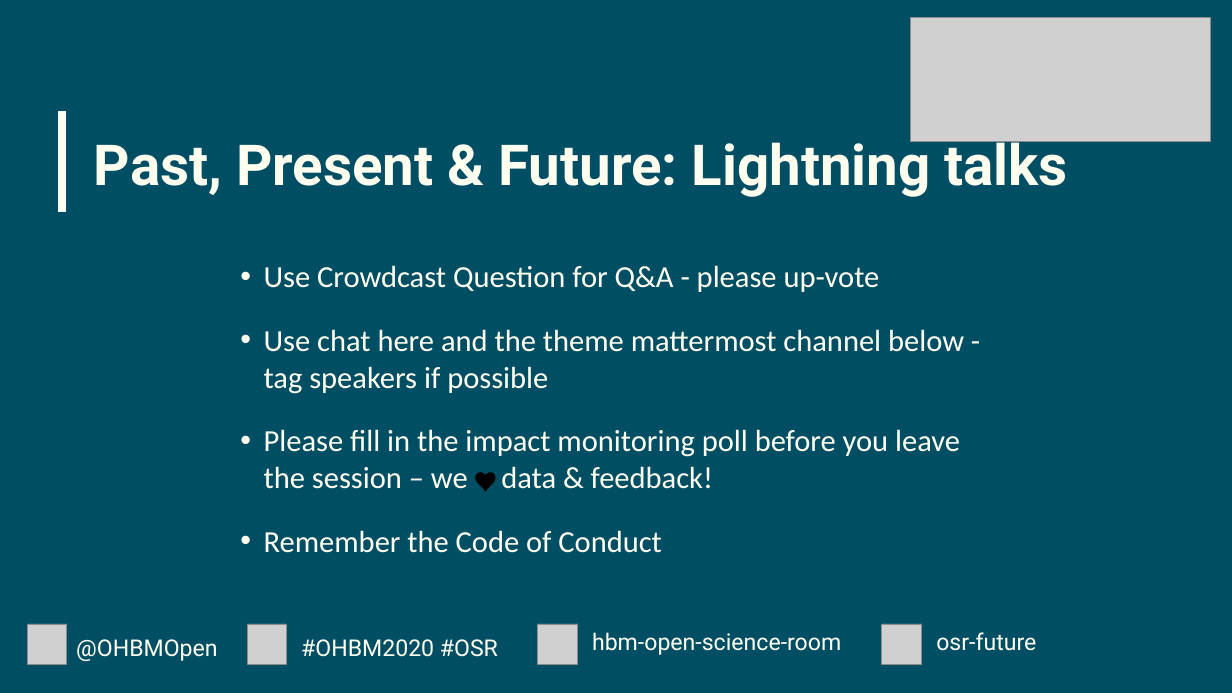
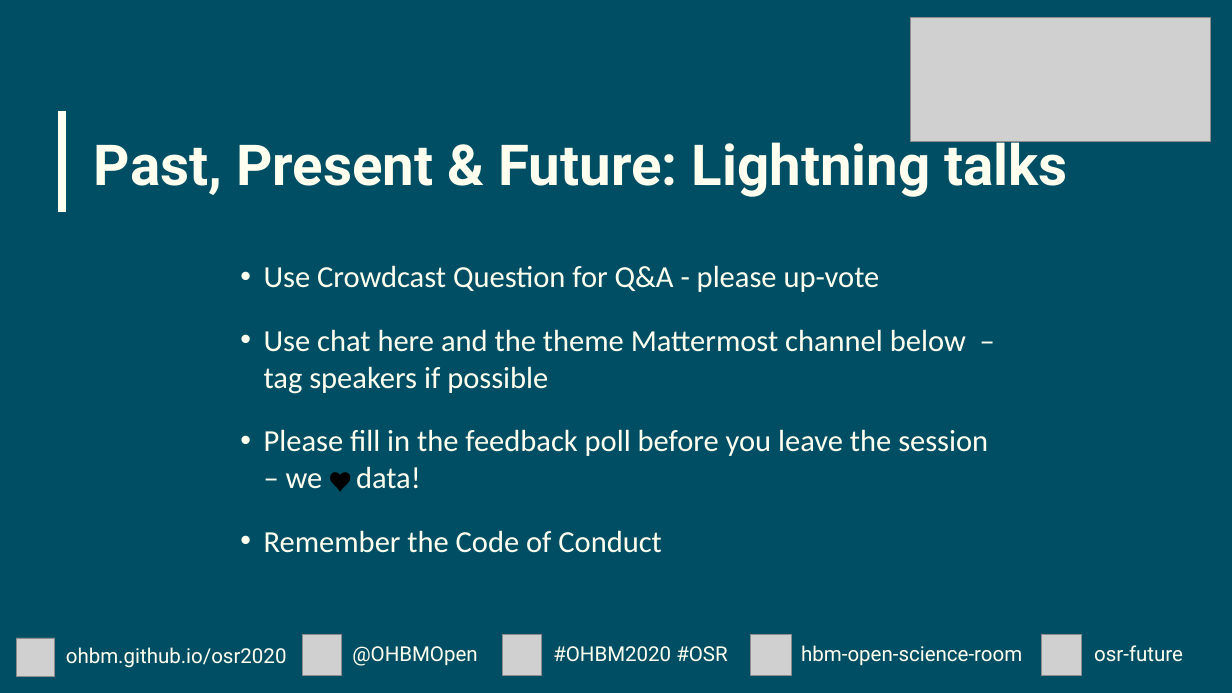
Before and after one commit to ohbm/osr2020, a slide deck: slide 40 of img/IntroSplashScreens.pptx. Drawn at 1232x693 pixels with LibreOffice and Linux fonts; fonts in the diff are those of the drawing; grey boxes stand for pictures. Boxes give left, top, right and bottom in pixels: in the first picture for what was removed or moved away, otherwise in the second. Text is boxed around its words. In the diff, an @@ line names an element or a change of style, - is before the commit and + after.

```diff
--- a/img/IntroSplashScreens.pptx
+++ b/img/IntroSplashScreens.pptx
@@ text at (264, 329, 988, 489): text changed @@
-• Use chat here and the theme mattermost channel below - tag speakers if possible
-• Please fill in the impact monitoring poll before you leave the session – we ♥️ data & feedback!
+• Use chat here and the theme Mattermost channel below – tag speakers if possible
+• Please fill in the feedback poll before you leave the session – we ♥️ data!
@@ picture added at (17, 638, 55, 676) @@
@@ text added at (66, 647, 287, 668), 16 pt, text #FFFFF0 @@
+ohbm.github.io/osr2020
@@ picture: place and size @@
-picture at (248, 624, 287, 665)
+picture at (303, 635, 342, 676)
@@ size 18 to 16 pt; vertical alignment bottom to middle in 4 elements at (1094, 645, 1183, 662), (801, 645, 1022, 666), (553, 646, 727, 662), (352, 646, 477, 666) @@
@@ text "@OHBMOpen": place and size @@
-text "@OHBMOpen" at (76, 639, 217, 661)
+text "@OHBMOpen" at (352, 646, 477, 666)
@@ picture: place and size @@
-picture at (28, 624, 67, 665)
+picture at (503, 635, 542, 676)
@@ text "#OHBM2020 #OSR": place and size @@
-text "#OHBM2020 #OSR" at (301, 639, 498, 657)
+text "#OHBM2020 #OSR" at (553, 646, 727, 662)
@@ picture: place and size @@
-picture at (882, 624, 921, 665)
+picture at (751, 635, 791, 676)
@@ text "hbm-open-science-room": place and size @@
-text "hbm-open-science-room" at (592, 632, 841, 655)
+text "hbm-open-science-room" at (801, 645, 1022, 666)
@@ picture: place and size @@
-picture at (538, 624, 578, 665)
+picture at (1043, 635, 1082, 676)
@@ text "osr-future": place and size @@
-text "osr-future" at (936, 632, 1036, 651)
+text "osr-future" at (1094, 645, 1183, 662)
```
Also in this commit, not shown: 44 other slides changed.
